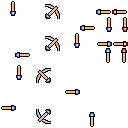
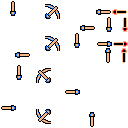
The second 128 × 128 image is a revision of the first. Changes to its layers:
painted on "loading (right) copy" over [left=112, top=9, right=127, bottom=15]
painted on "loading (up) copy" over [left=122, top=17, right=128, bottom=32]
painted on "loading (left) copy" over [left=113, top=41, right=128, bottom=47]
painted on "loading (down) copy" over [left=121, top=48, right=127, bottom=63]
